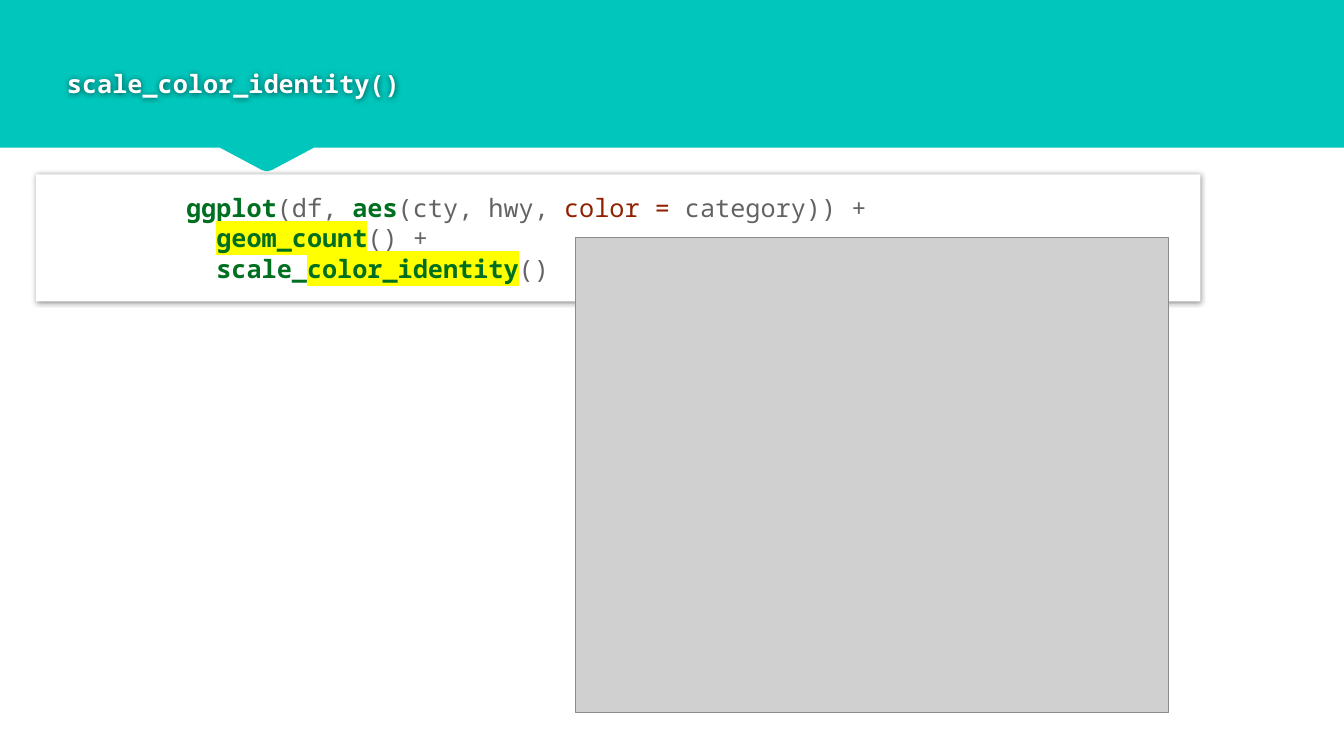
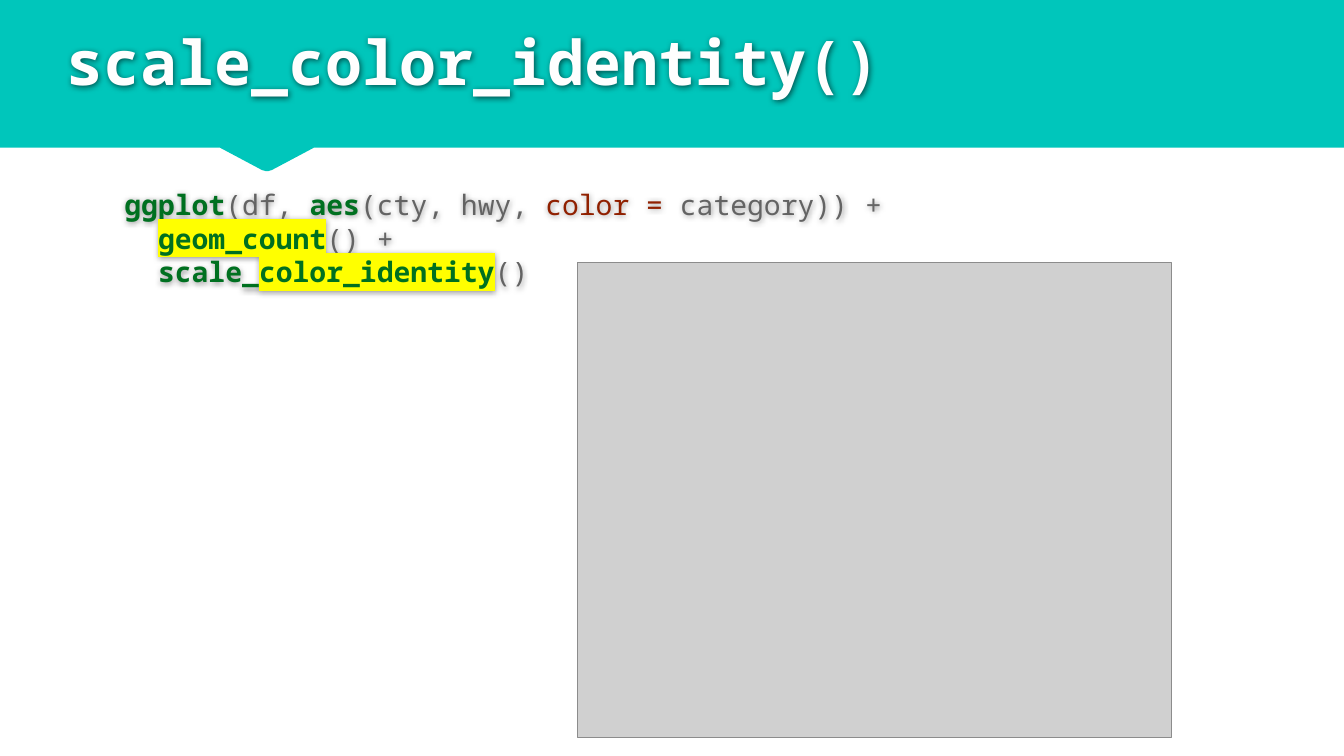
Before and after one commit to rjake/talks-and-presentations, a slide deck: slide 32 of data_viz_2019_06_19.pptx (slide 33 before the commit). Drawn at 1344x756 pixels with LibreOffice and Linux fonts; fonts in the diff are those of the drawing; grey boxes stand for pictures. Boxes give left, top, right and bottom in pixels: in the first picture for what was removed or moved away, otherwise in the second. Text is boxed around its words. In the diff, an @@ line names an element or a change of style, - is before the commit and + after.

Commit message:
Increase font size

```diff
--- a/data_viz_2019_06_19.pptx
+++ b/data_viz_2019_06_19.pptx
@@ title "scale_color_identity()" at bbox=[67, 37, 880, 102]: size 18 to 44 pt @@
@@ text "ggplot(df, aes(cty, hwy, color = ...": place and size @@
-text "ggplot(df, aes(cty, hwy, color = ..." at bbox=[36, 174, 1201, 301]
+text "ggplot(df, aes(cty, hwy, color = ..." at bbox=[124, 193, 848, 290]
@@ text "ggplot(df, aes(cty, hwy, color = ..." at bbox=[124, 193, 848, 290]: size 18 to 20 pt; fill #FFFFFF to none; shadow off @@
@@ picture: place and size @@
-picture at bbox=[576, 238, 1170, 713]
+picture at bbox=[578, 263, 1172, 738]
```
Also in this commit, not shown: 36 other slides changed, 1 slide removed.
